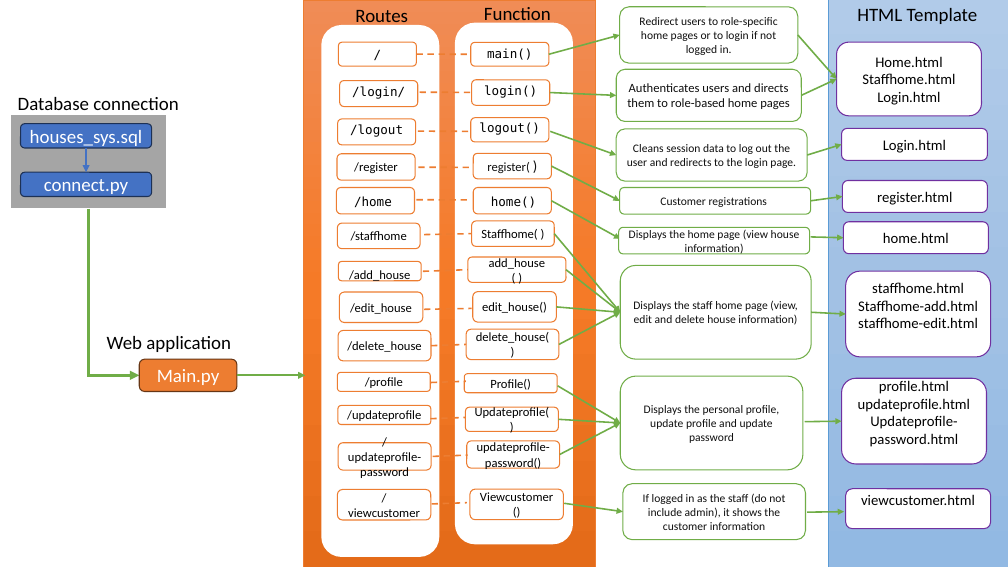
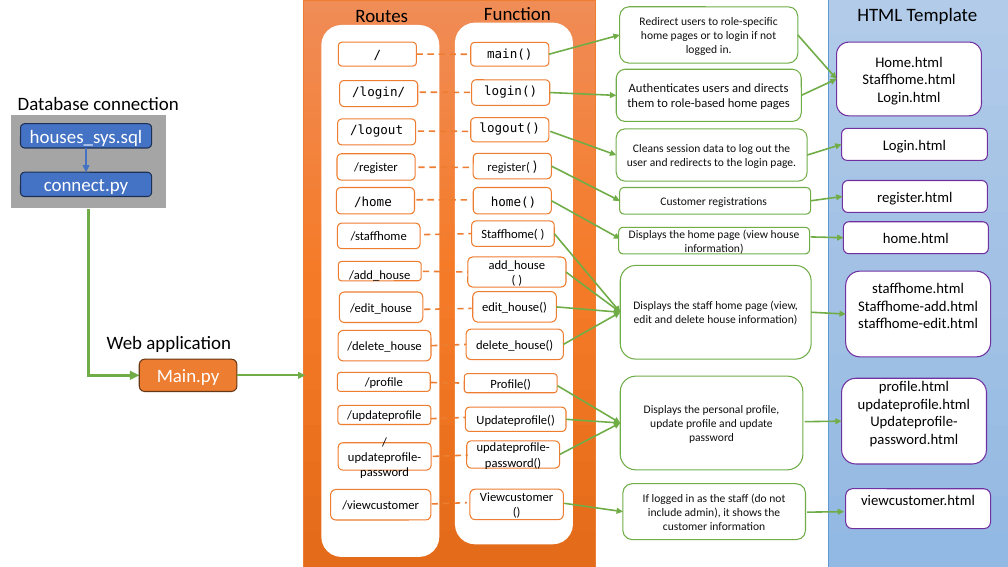
Before and after one commit to WeiZhang0317/Holiday-house-rental-Web-Application, a slide deck: slide 2 of readme.pptx. Drawn at 1008x567 pixels with LibreOffice and Linux fonts; fonts in the diff are those of the drawing. Boxes give left, top, right and bottom in pixels: in the first picture for what was removed or moved away, otherwise in the second. Text is boxed around its words. In the diff, an @@ line names an element or a change of style, - is before the commit and + after.

```diff
--- a/readme.pptx
+++ b/readme.pptx
@@ rounded rectangle "add_house": place and size @@
-rounded rectangle "add_house" at <box>468,257,566,283</box>
+rounded rectangle "add_house" at <box>468,257,566,287</box>
@@ rounded rectangle "delete_house()": place and size @@
-rounded rectangle "delete_house()" at <box>467,329,560,359</box>
+rounded rectangle "delete_house()" at <box>467,329,564,359</box>
@@ arrow moved from (559, 345) - (620, 312) to (563, 345) - (620, 312) @@
@@ rounded rectangle "Updateprofile()": place and size @@
-rounded rectangle "Updateprofile()" at <box>466,408,559,432</box>
+rounded rectangle "Updateprofile()" at <box>466,408,566,432</box>
@@ arrow moved from (559, 420) - (620, 423) to (566, 420) - (620, 423) @@
@@ rounded rectangle "/viewcustomer": place and size @@
-rounded rectangle "/viewcustomer" at <box>337,489,431,520</box>
+rounded rectangle "/viewcustomer" at <box>330,489,431,520</box>
```
Also in this commit, not shown: 2 slides added, 2 slides removed, 4 other files.
